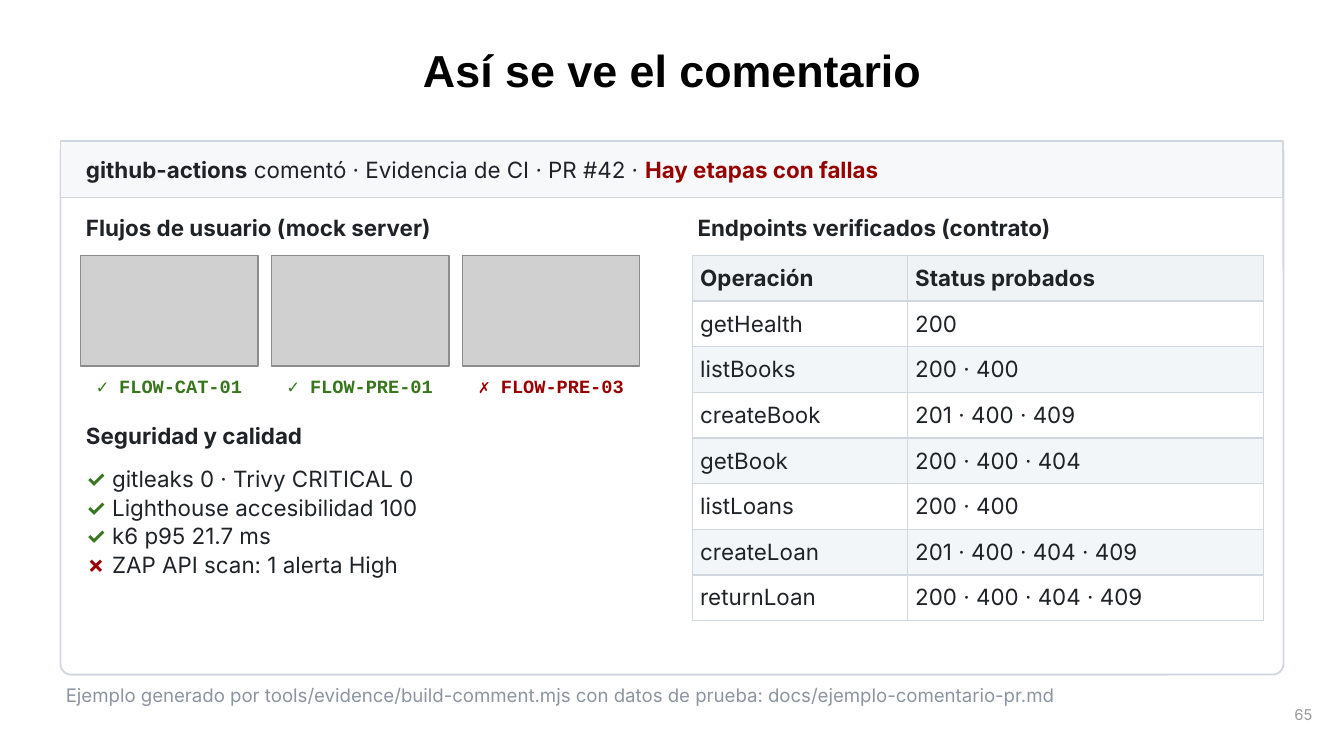
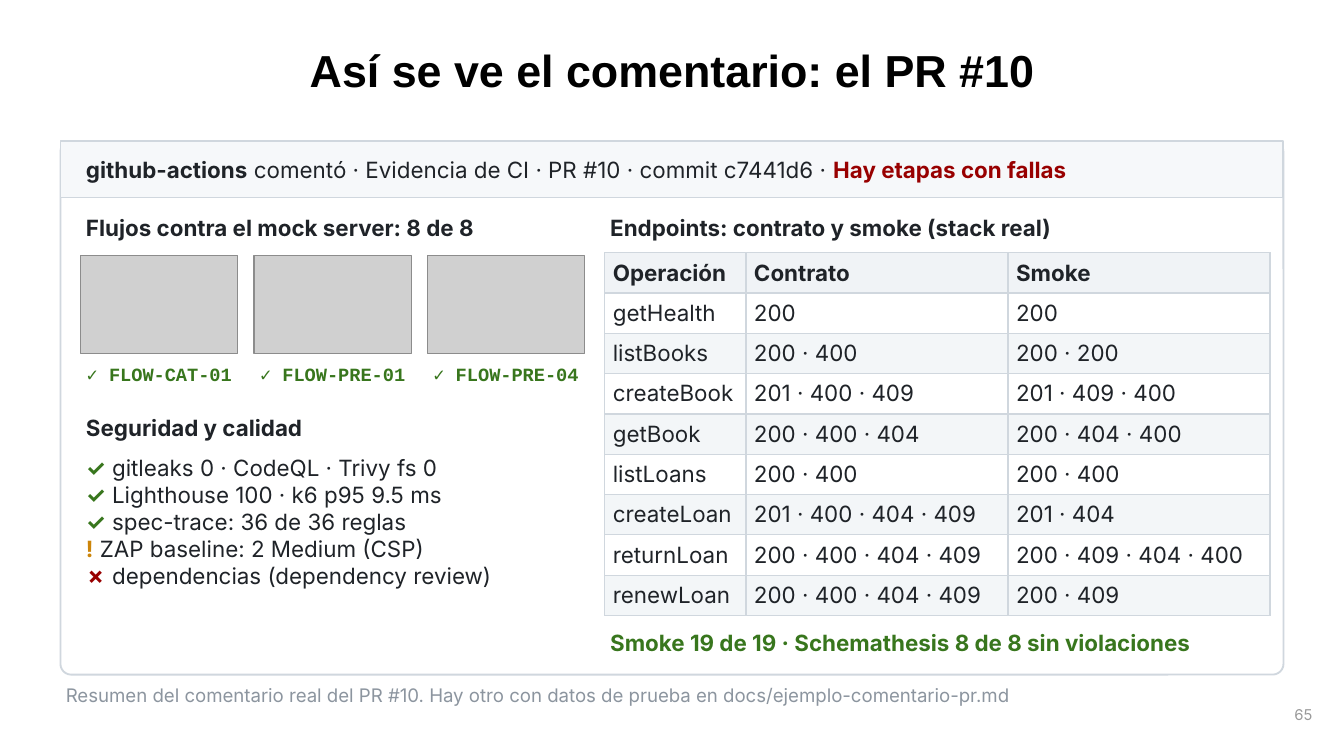
Before and after one commit to UC-IIC-3143-Software-Development/full_stack_testing, a slide deck: slide 65 of docs/presentacion/Full-Stack-Testing-IA-DevSecOps.pptx. Drawn at 1344x756 pixels with LibreOffice and Linux fonts; fonts in the diff are those of the drawing; grey boxes stand for pictures. Boxes give left, top, right and bottom in pixels: in the first picture for what was removed or moved away, otherwise in the second. Text is boxed around its words. In the diff, an @@ line names an element or a change of style, - is before the commit and + after.

```diff
--- a/docs/presentacion/Full-Stack-Testing-IA-DevSecOps.pptx
+++ b/docs/presentacion/Full-Stack-Testing-IA-DevSecOps.pptx
@@ title at bbox=[310, 54, 1034, 88]: text changed @@
-Así se ve el comentario
+Así se ve el comentario: el PR #10
@@ text at bbox=[86, 161, 1066, 183]: text changed; bold off @@
-github-actions comentó · Evidencia de CI · PR #42 · Hay etapas con fallas
+github-actions comentó · Evidencia de CI · PR #10 · commit c7441d6 · Hay etapas con fallas
@@ text at bbox=[86, 219, 474, 241]: text changed @@
-Flujos de usuario (mock server)
+Flujos contra el mock server: 8 de 8
@@ text at bbox=[610, 218, 1051, 241]: text changed @@
-Endpoints verificados (contrato)
+Endpoints: contrato y smoke (stack real)
@@ picture: place and size @@
-picture at bbox=[81, 255, 258, 366]
+picture at bbox=[81, 255, 238, 353]
@@ picture: place and size @@
-picture at bbox=[271, 255, 449, 366]
+picture at bbox=[254, 255, 411, 353]
@@ picture: place and size @@
-picture at bbox=[462, 255, 640, 366]
+picture at bbox=[427, 255, 585, 353]
@@ table at bbox=[605, 253, 1270, 616] @@
-Operación | Status probados
-getHealth | 200
-listBooks | 200 · 400
-createBook | 201 · 400 · 409
-getBook | 200 · 400 · 404
-listLoans | 200 · 400
-createLoan | 201 · 400 · 404 · 409
-returnLoan | 200 · 400 · 404 · 409
+Operación | Contrato | Smoke
+getHealth | 200 | 200
+listBooks | 200 · 400 | 200 · 200
+createBook | 201 · 400 · 409 | 201 · 409 · 400
+getBook | 200 · 400 · 404 | 200 · 404 · 400
+listLoans | 200 · 400 | 200 · 400
+createLoan | 201 · 400 · 404 · 409 | 201 · 404
+returnLoan | 200 · 400 · 404 · 409 | 200 · 409 · 404 · 400
+renewLoan | 200 · 400 · 404 · 409 | 200 · 409
@@ table: place and size @@
-table at bbox=[692, 255, 1263, 621]
+table at bbox=[605, 253, 1270, 616]
@@ text "✓ FLOW-CAT-01": place and size @@
-text "✓ FLOW-CAT-01" at bbox=[119, 380, 242, 393]
+text "✓ FLOW-CAT-01" at bbox=[109, 368, 232, 381]
@@ text "✓ FLOW-PRE-01": place and size @@
-text "✓ FLOW-PRE-01" at bbox=[310, 380, 433, 393]
+text "✓ FLOW-PRE-01" at bbox=[282, 368, 405, 381]
@@ text at bbox=[456, 368, 579, 381]: text changed; text colour #980000 to #38761D @@
-✗ FLOW-PRE-03
+✓ FLOW-PRE-04
@@ text "Seguridad y calidad": place and size @@
-text "Seguridad y calidad" at bbox=[86, 427, 302, 449]
+text "Seguridad y calidad" at bbox=[86, 419, 302, 441]
@@ text at bbox=[100, 459, 491, 589]: text changed @@
-✓ gitleaks 0 · Trivy CRITICAL 0
-✓ Lighthouse accesibilidad 100
-✓ k6 p95 21.7 ms
-✗ ZAP API scan: 1 alerta High
+✓ gitleaks 0 · CodeQL · Trivy fs 0
+✓ Lighthouse 100 · k6 p95 9.5 ms
+✓ spec-trace: 36 de 36 reglas
+! ZAP baseline: 2 Medium (CSP)
+✗ dependencias (dependency review)
@@ text added at bbox=[610, 634, 1190, 652], 12 pt, text #38761D, bold @@
+Smoke 19 de 19 · Schemathesis 8 de 8 sin violaciones
@@ text at bbox=[66, 688, 1009, 706]: text changed @@
-Ejemplo generado por tools/evidence/build-comment.mjs con datos de prueba: docs/ejemplo-comentario-pr.md
+Resumen del comentario real del PR #10. Hay otro con datos de prueba en docs/ejemplo-comentario-pr.md
```
Also in this commit, not shown: 3 other slides changed, 3 slides added, 1 slide removed, 5 other files.
